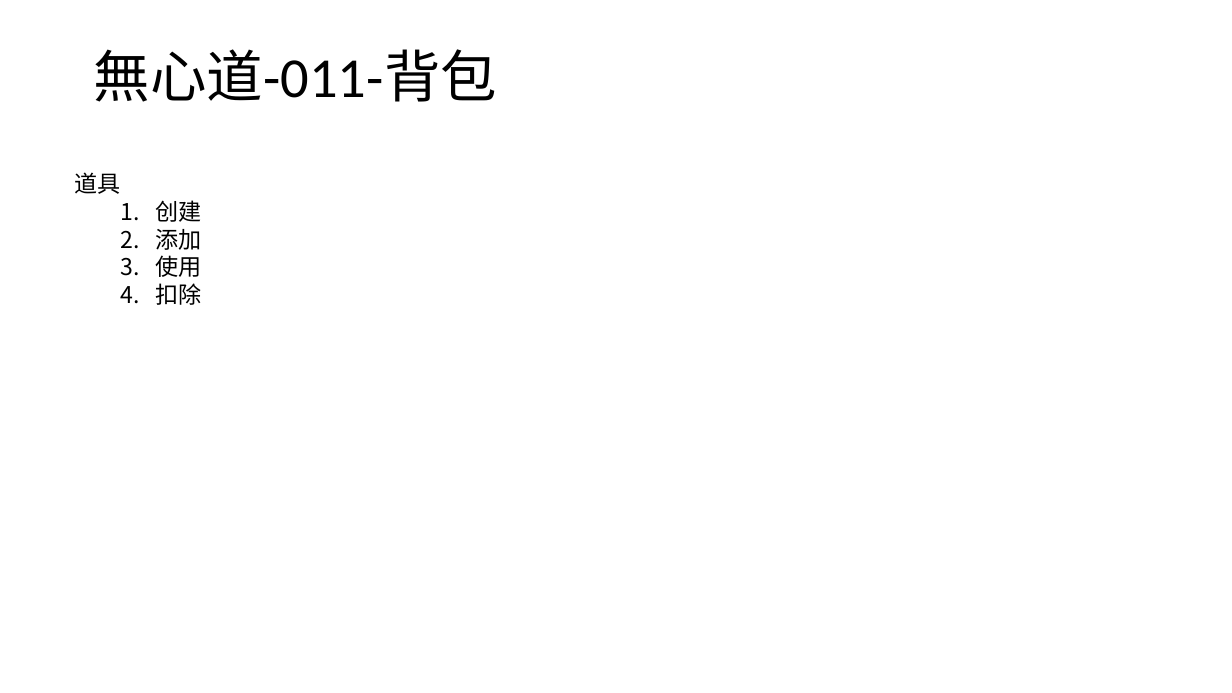
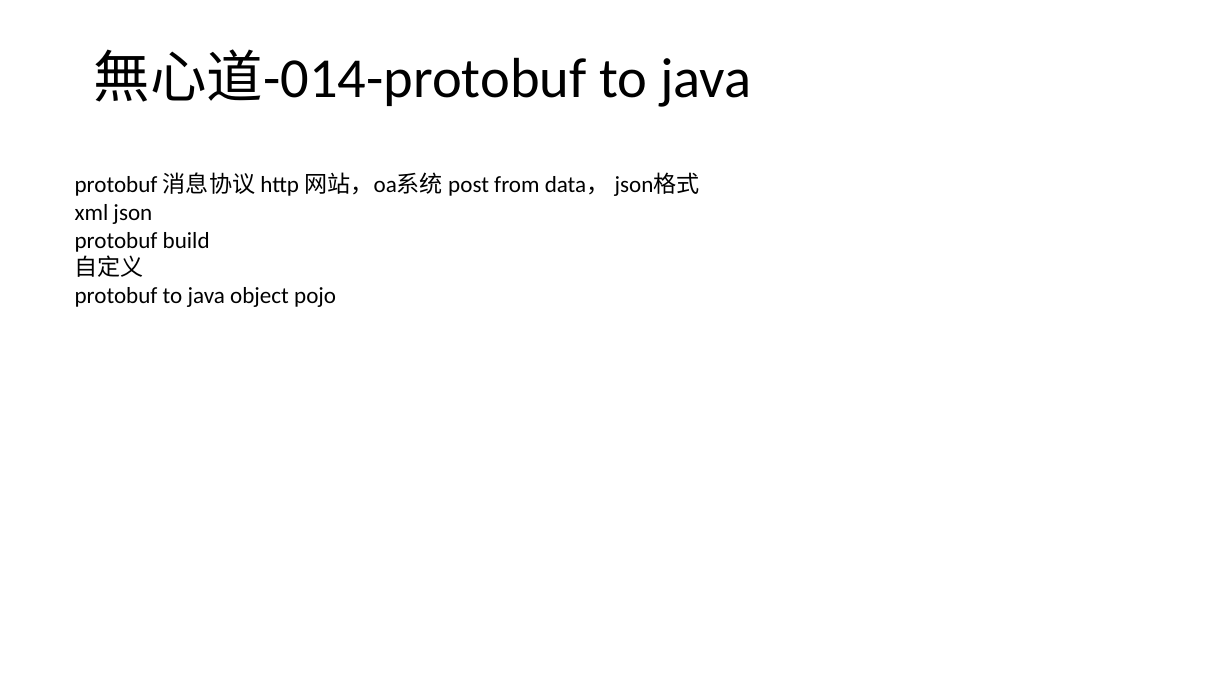
Before and after one commit to wxd-gaming/wxdgaming.boot, a slide deck: slide 16 of 無心道快速开发演示文稿.pptx. Drawn at 1232x693 pixels with LibreOffice and Linux fonts; fonts in the diff are those of the drawing. Boxes give left, top, right and bottom in pixels: in the first picture for what was removed or moved away, otherwise in the second. Text is boxed around its words. In the diff, an @@ line names an element or a change of style, - is before the commit and + after.

```diff
--- a/無心道快速开发演示文稿.pptx
+++ b/無心道快速开发演示文稿.pptx
@@ title at (x1=94, y1=49, x2=751, y2=107): text changed @@
-無心道-011-背包
+無心道-014-protobuf to java
@@ text at (x1=75, y1=172, x2=700, y2=307): text changed @@
-道具
-  1. 创建
-  2. 添加
-  3. 使用
-  4. 扣除
+protobuf 消息协议 http 网站，oa系统 post from data， json格式
+xml json
+protobuf build
+自定义
+protobuf to java object pojo
```
Also in this commit, not shown: 5 slides added.
